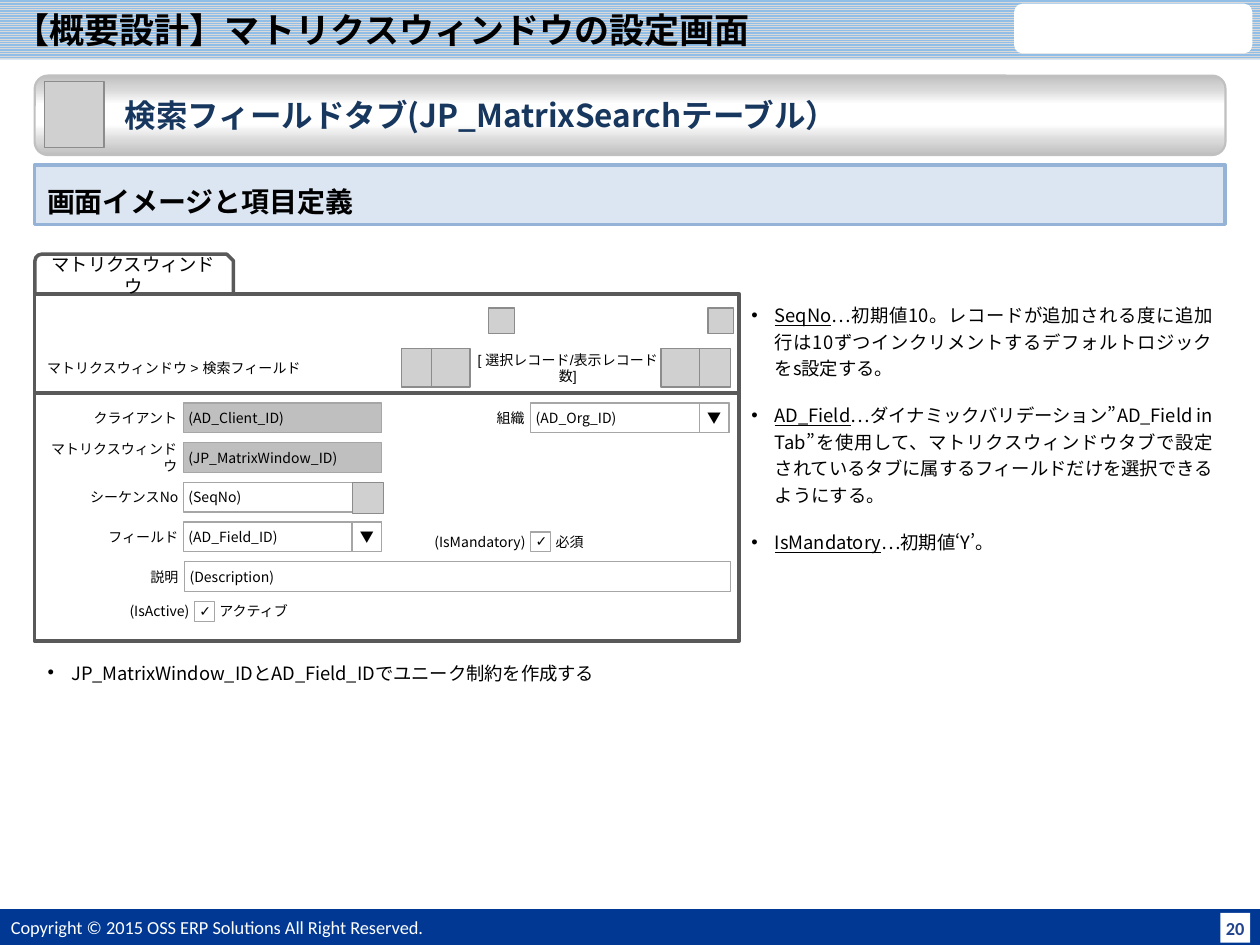
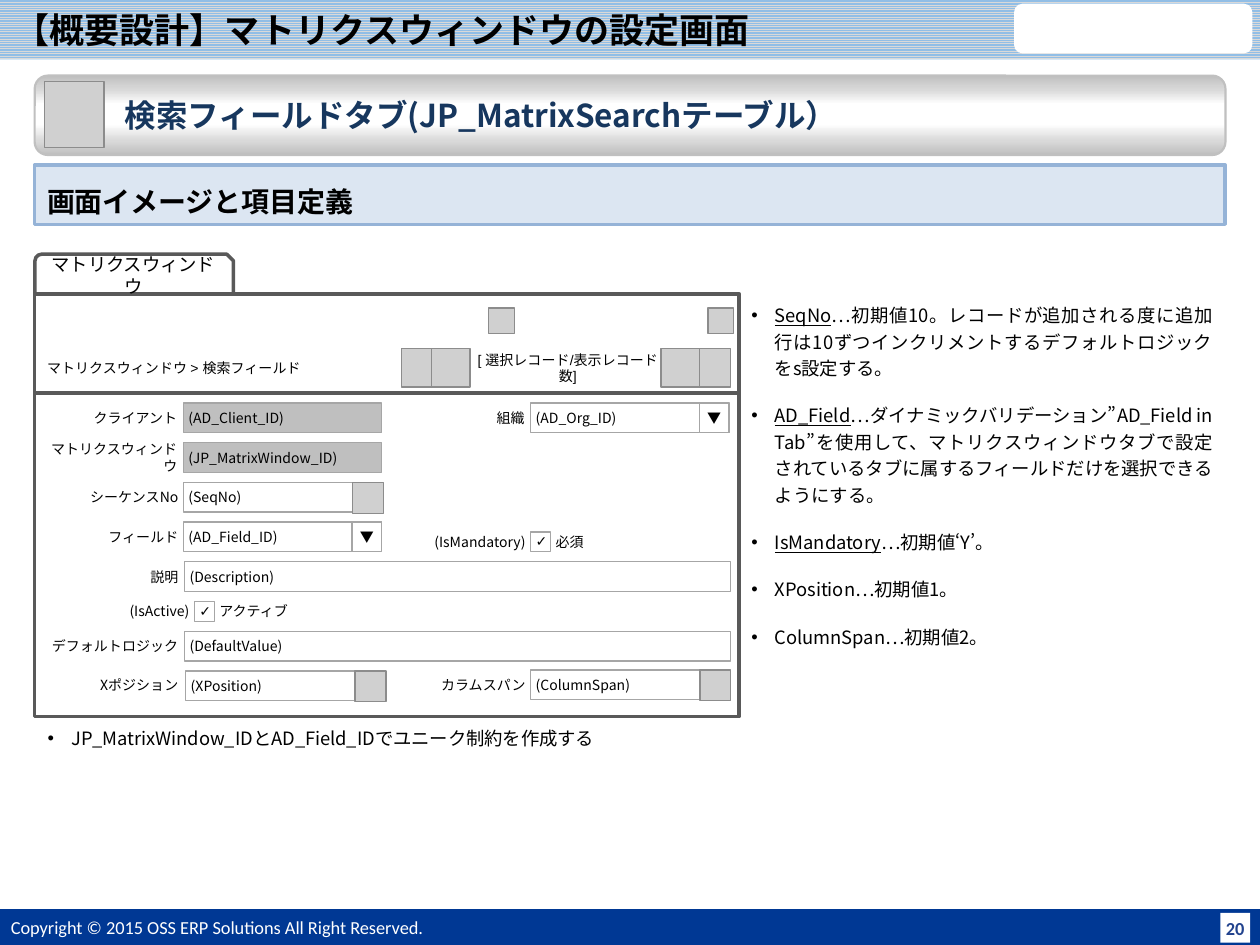
Before and after one commit to JPiere/jpiere.plugin.webui.matrixwindow, a slide deck: slide 21 of Doc/JPIERE-0098_MatrixWindow.pptx. Drawn at 1260x945 pixels with LibreOffice and Linux fonts; fonts in the diff are those of the drawing; grey boxes stand for pictures; background and template pictures are left out. Boxes give left, top, right and bottom in pixels: in the first picture for what was removed or moved away, otherwise in the second. Text is boxed around its words. In the diff, an @@ line names an element or a change of style, - is before the commit and + after.

```diff
--- a/Doc/JPIERE-0098_MatrixWindow.pptx
+++ b/Doc/JPIERE-0098_MatrixWindow.pptx
@@ rectangle: place and size @@
-rectangle at (35,393,740,641)
+rectangle at (35,393,740,717)
@@ text at (775,580,988,649): paragraphs added @@
+• XPosition…初期値1。
+• ColumnSpan…初期値2。
@@ text added at (52,639,178,652), 8 pt, text #000000 @@
+デフォルトロジック
@@ rectangle added at (185,631,731,662), fill #FFFFFF, outline #A6A6A6 0.75 pt, 8 pt, text #000000 @@
+(DefaultValue)
@@ text added at (100,678,178,691), 8 pt, text #000000 @@
+Xポジション
@@ rectangle added at (185,670,383,701), fill #FFFFFF, outline #A6A6A6 0.75 pt, 8 pt, text #000000 @@
+(XPosition)
@@ picture added at (355,670,386,701) @@
@@ text added at (441,678,525,691), 8 pt, text #000000 @@
+カラムスパン
@@ rectangle added at (530,670,728,701), fill #FFFFFF, outline #A6A6A6 0.75 pt, 8 pt, text #000000 @@
+(ColumnSpan)
@@ picture added at (701,670,731,701) @@
@@ text "JP_MatrixWindow_IDとAD_Field_IDでユニーク制約を作成する": place and size @@
-text "JP_MatrixWindow_IDとAD_Field_IDでユニーク制約を作成する" at (71,664,594,683)
+text "JP_MatrixWindow_IDとAD_Field_IDでユニーク制約を作成する" at (71,729,594,748)
```
Also in this commit, not shown: 6 other slides changed, 1 other file.
